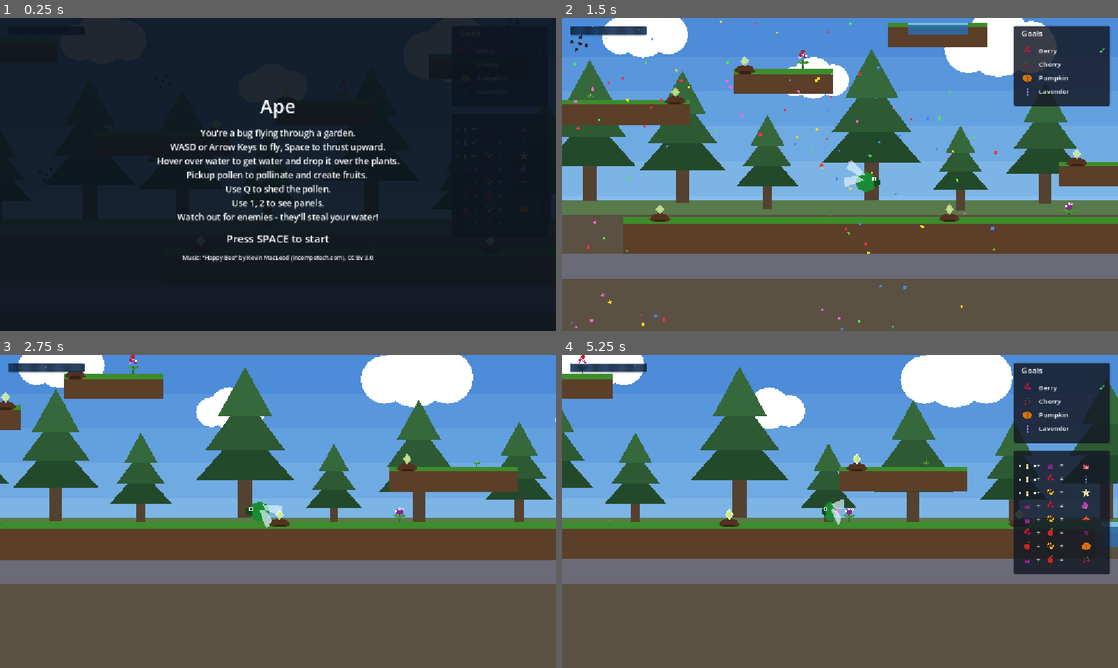
Above: before the commit, frames 1-4 (two rows, left to right).
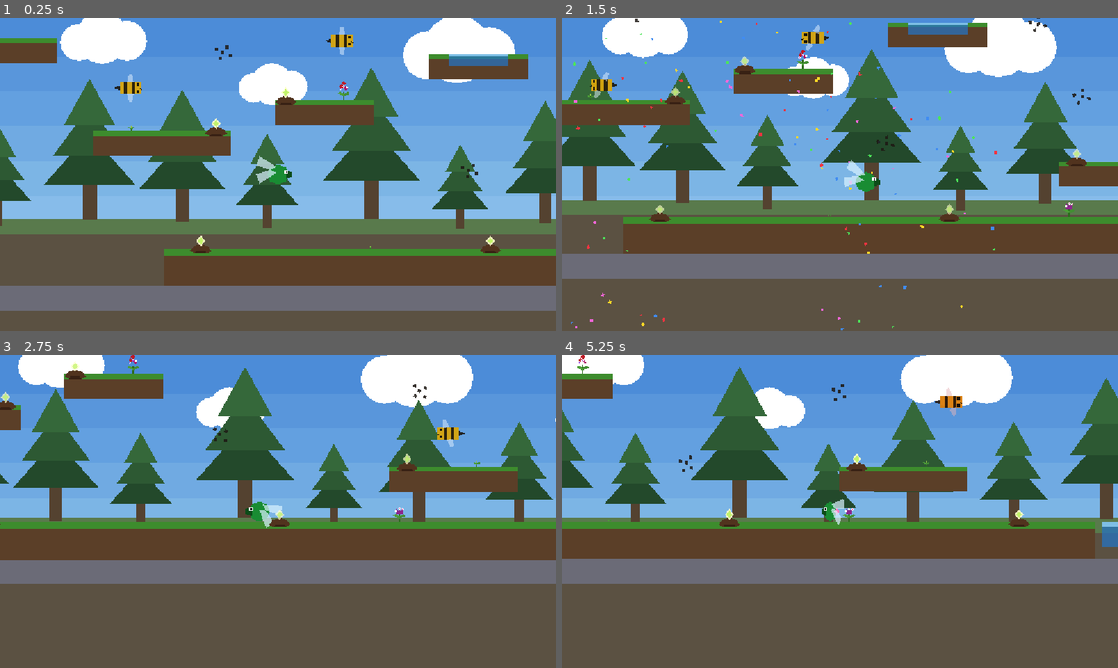
Above: after the commit, the same moments.

Repository: AntonioDrusin/ape
Game: Godot game, scene res://scenes/main.tscn
Two runs of this game, one before a commit and one after it. Both use one fixed random seed, a clock stepped at 60 frames per second and the inputs below.
Inputs:
- Up to frame 1 (0.25 s): no input
- Up to frame 2 (1.5 s): tap Space (use_proboscis) at 0.5 s; hold D (move_right) from 0.53 s (still down); tap Q (shed_pollen) at 0.6 s; tap Enter (ui_accept) at 0.77, 1.07 s; tap 1 (toggle_combo_chart) at 1.35 s
- Up to frame 3 (2.75 s): tap Enter (ui_accept) at 1.52, 1.82 s; release D (move_right) at 2.03 s; hold A (move_left) from 2.03 s (still down); hold 2 (toggle_goal_panel) from 2.03 s (still down)
- Up to frame 4 (5.25 s): release A (move_left) at 2.78 s; release 2 (toggle_goal_panel) at 2.78 s; hold D (move_right) 2.78-4.28 s; tap Space (use_proboscis) at 2.85 s; tap Enter (ui_accept) at 3.02, 3.32, 3.77, 4.07, 4.52, 4.82 s; tap Q (shed_pollen) at 3.6 s; hold A (move_left) 4.28-5.03 s; tap 1 (toggle_combo_chart) at 4.35 s; hold D (move_right) from 5.03 s (still down); hold 2 (toggle_goal_panel) from 5.03 s (still down)

The runs differ from the first frame. In frame 1, 100% of the frame differs, in the area x 0-100%, y 0-100%; in frame 2, 5.4%; in frame 3, 0.7%; in frame 4, 12%.

Commit message:
Added more bees

Diff:
--- a/ape/godot/scenes/main.tscn
+++ b/ape/godot/scenes/main.tscn
@@ -17,7 +17,7 @@
 [node name="Main" type="Node2D" unique_id=161603854 groups=["main"]]
 script = ExtResource("9")
 
-[node name="Background" parent="." instance=ExtResource("12")]
+[node name="Background" parent="." unique_id=1588520922 instance=ExtResource("12")]
 
 [node name="Music" type="AudioStreamPlayer" parent="." unique_id=1498417172]
 stream = ExtResource("6")
@@ -25,8 +25,10 @@
 autoplay = true
 
 [node name="HUD" parent="." unique_id=1979802882 instance=ExtResource("5")]
+visible = false
 
 [node name="IntroScreen" parent="." unique_id=698040683 instance=ExtResource("10")]
+visible = false
 
 [node name="Ground" parent="." unique_id=1801489785 instance=ExtResource("1")]
 position = Vector2(300, 420)
@@ -73,10 +75,10 @@
 scale = Vector2(0.6, 0.5)
 
 [node name="Enemy1" parent="." unique_id=1267444526 instance=ExtResource("7")]
-position = Vector2(-150, 180)
+position = Vector2(-72, 142)
 
 [node name="Enemy2" parent="." unique_id=229904036 instance=ExtResource("7")]
-position = Vector2(300, 100)
+position = Vector2(782, 173)
 
 [node name="Enemy3" parent="." unique_id=711714668 instance=ExtResource("7")]
 position = Vector2(650, -30)
@@ -85,7 +87,7 @@
 position = Vector2(900, 300)
 
 [node name="Enemy5" parent="." unique_id=1510524078 instance=ExtResource("7")]
-position = Vector2(-300, 300)
+position = Vector2(247, 295)
 
 [node name="Seedling1" parent="." unique_id=56172713 instance=ExtResource("8")]
 position = Vector2(120, 396)
@@ -141,9 +143,8 @@
 growth = 35.0
 bloom_type = 4
 
-[node name="FlowerGuard1" parent="." instance=ExtResource("13")]
-position = Vector2(1010, 174)
-guarded_flower = NodePath("../Seedling10")
+[node name="FlowerGuard1" parent="." unique_id=1294773526 instance=ExtResource("13")]
+position = Vector2(1002, 181)
 
 [node name="BoundsTop" parent="." unique_id=1411292306 instance=ExtResource("4")]
 position = Vector2(400, -320)
@@ -164,10 +165,10 @@
 scale = Vector2(7, 1)
 
 [node name="Enemy6" parent="." unique_id=559242830 instance=ExtResource("7")]
-position = Vector2(-178, -105)
+position = Vector2(-273, 79)
 
 [node name="Enemy7" parent="." unique_id=2030795838 instance=ExtResource("7")]
-position = Vector2(383, -127)
+position = Vector2(402, 210)
 
 [node name="Enemy8" parent="." unique_id=776101015 instance=ExtResource("7")]
 position = Vector2(812, -104)
@@ -176,7 +177,7 @@
 position = Vector2(710, -250)
 
 [node name="Enemy10" parent="." unique_id=555111333 instance=ExtResource("7")]
-position = Vector2(820, 380)
+position = Vector2(375, 94)
 
 [node name="Platform9" parent="." unique_id=1988330634 instance=ExtResource("1")]
 position = Vector2(401, -76)
@@ -189,29 +190,41 @@
 [node name="Platform10" parent="." unique_id=1988330635 instance=ExtResource("1")]
 position = Vector2(750, -200)
 
-[node name="Plot1" parent="." instance=ExtResource("11")]
+[node name="Plot1" parent="." unique_id=1532181647 instance=ExtResource("11")]
 position = Vector2(-100, 396)
 
-[node name="Plot2" parent="." instance=ExtResource("11")]
+[node name="Plot2" parent="." unique_id=937956522 instance=ExtResource("11")]
 position = Vector2(275, 396)
 
-[node name="Plot3" parent="." instance=ExtResource("11")]
+[node name="Plot3" parent="." unique_id=1341928439 instance=ExtResource("11")]
 position = Vector2(650, 396)
 
-[node name="Plot4" parent="." instance=ExtResource("11")]
+[node name="Plot4" parent="." unique_id=1092200782 instance=ExtResource("11")]
 position = Vector2(-80, 244)
 
-[node name="Plot5" parent="." instance=ExtResource("11")]
+[node name="Plot5" parent="." unique_id=986541853 instance=ExtResource("11")]
 position = Vector2(710, -216)
 
-[node name="Plot6" parent="." instance=ExtResource("11")]
+[node name="Plot6" parent="." unique_id=1294535443 instance=ExtResource("11")]
 position = Vector2(560, 44)
 
-[node name="Plot7" parent="." instance=ExtResource("11")]
+[node name="Plot7" parent="." unique_id=1874203395 instance=ExtResource("11")]
 position = Vector2(10, 204)
 
-[node name="Plot8" parent="." instance=ExtResource("11")]
+[node name="Plot8" parent="." unique_id=2041395954 instance=ExtResource("11")]
 position = Vector2(440, 324)
 
-[node name="Plot9" parent="." instance=ExtResource("11")]
+[node name="Plot9" parent="." unique_id=1371631756 instance=ExtResource("11")]
 position = Vector2(920, 244)
+
+[node name="FlowerGuard2" parent="." unique_id=771775191 instance=ExtResource("13")]
+position = Vector2(-191, 188)
+
+[node name="FlowerGuard3" parent="." unique_id=123984219 instance=ExtResource("13")]
+position = Vector2(529, 263)
+
+[node name="FlowerGuard4" parent="." unique_id=1536827063 instance=ExtResource("13")]
+position = Vector2(83, 127)
+
+[node name="FlowerGuard5" parent="." unique_id=1714610262 instance=ExtResource("13")]
+position = Vector2(607, -19)
--- a/ape/godot/scripts/flower_guard.gd
+++ b/ape/godot/scripts/flower_guard.gd
@@ -1,30 +1,20 @@
 extends Area2D
 
-## A patrolling hazard guarding a specific flower against point-blank
-## camping (see REQUIREMENTS.md). Step 1: deterministic circular patrol
-## around guarded_flower. Step 2: builds/decays aggro from player dwell
-## time near guarded_flower and telegraphs a windup before it would ever
-## lunge. Step 3 (this): once windup completes, dashes at the player's
-## position captured at that instant (not homing), eases back onto the
-## orbit circle, then resets aggro and gates re-noticing for
-## reaggro_cooldown. Unlike enemy.gd's random leash-wander, the orbit is a
-## fixed circle so the guard always reads as tied to the flower it
-## protects rather than roaming free. The visual stays level (no spin) so
-## the guard always reads as horizontal, unlike the gnat cloud's constant
-## spin.
+## A patrolling hazard guarding its own patch of the level against
+## point-blank camping (see REQUIREMENTS.md). Step 1: deterministic
+## circular patrol around its spawn position. Step 2: builds/decays aggro
+## from player dwell time near that spawn position and telegraphs a
+## windup before it would ever lunge. Step 3 (this): once windup
+## completes, dashes at the player's position captured at that instant
+## (not homing), eases back onto the orbit circle, then resets aggro and
+## gates re-noticing for reaggro_cooldown. Unlike enemy.gd's random
+## leash-wander, the orbit is a fixed circle around the guard's own spawn
+## point so it always reads as territorial rather than roaming free. The
+## visual stays level (no spin) so the guard always reads as horizontal,
+## unlike the gnat cloud's constant spin.
 
-## A plain @export var of a Node-derived type only auto-resolves when wired
-## through the editor's node picker (which serializes an internal object
-## reference); a hand-authored .tscn value like `NodePath("../Seedling10")`
-## deserializes into nothing and silently leaves this null. Exporting
-## NodePath and resolving it once in _ready() works for both cases.
-@export var guarded_flower: NodePath
 @export var orbit_radius: float = 40.0
 @export var orbit_speed: float = 1.2
-## Orbit center sits this far above the flower (not centered on it), so the
-## guard always reads as hovering watch over it rather than circling through
-## it. Kept >= orbit_radius so the circle never dips below the flower.
-@export var orbit_height_offset: float = 50.0
 
 ## Step 2 aggro/telegraph tuning. Kept as local @exports (not GameplayTuning)
 ## to stay consistent with this script's own Step 1 precedent and enemy.gd's
@@ -53,9 +43,9 @@
 @onready var hit_sound: AudioStreamPlayer2D = $HitSound
 
 var _center: Vector2
+var _center_global: Vector2
 var _angle: float = 0.0
 var _facing_x: float = 1.0
-var _flower: Node2D
 var _player: Node2D
 var _base_flap_speed: float
 var _base_color: Color
@@ -68,9 +58,9 @@
 
 
 func _ready() -> void:
-	_flower = get_node(guarded_flower) as Node2D if not guarded_flower.is_empty() else null
-	_center = _flower.position + Vector2(0, -orbit_height_offset) if _flower else position
-	_angle = (position - _center).angle() if position != _center else 0.0
+	_center = position
+	_center_global = global_position
+	_angle = 0.0
 	_player = get_tree().get_first_node_in_group("player")
 	_base_flap_speed = wings.flap_speed
 	_base_color = visual.modulate
@@ -105,9 +95,10 @@
 	_update_telegraph(delta)
 
 
-## Aggro tracks dwell time near the *flower*, not the guard's own position,
-## per REQUIREMENTS.md -- this is what makes point-blank camping (not just
-## proximity to the guard itself) the thing that gets punished.
+## Aggro tracks dwell time near the guard's own orbit center (its spawn
+## position), not its current position on the circle -- this is what makes
+## point-blank camping of the guard's territory (not just brushing past the
+## guard mid-patrol) the thing that gets punished.
 func _update_aggro(delta: float) -> void:
 	# Gates re-noticing after a lunge resolves: fully blocks aggro rebuild
 	# for the whole cooldown window, even if the player never leaves
@@ -116,10 +107,10 @@
 		_reaggro_cooldown_timer = maxf(_reaggro_cooldown_timer - delta, 0.0)
 		aggro = maxf(aggro - aggro_decay_rate * delta, 0.0)
 		return
-	if not _flower or not _player:
+	if not _player:
 		aggro = maxf(aggro - aggro_decay_rate * delta, 0.0)
 		return
-	var distance := _flower.global_position.distance_to(_player.global_position)
+	var distance := _center_global.distance_to(_player.global_position)
 	if distance <= notice_range:
 		aggro = minf(aggro + aggro_build_rate * delta, 1.0)
 	else:
@@ -135,7 +126,7 @@
 				windup_buzz.pitch_scale = 1.0
 				windup_buzz.play()
 		State.WINDUP:
-			var distance := _flower.global_position.distance_to(_player.global_position) if _flower and _player else INF
+			var distance := _center_global.distance_to(_player.global_position) if _player else INF
 			if distance > notice_range:
 				# Bail: player left notice_range during windup, so the lunge
 				# never fires and aggro simply resumes decaying as normal.
